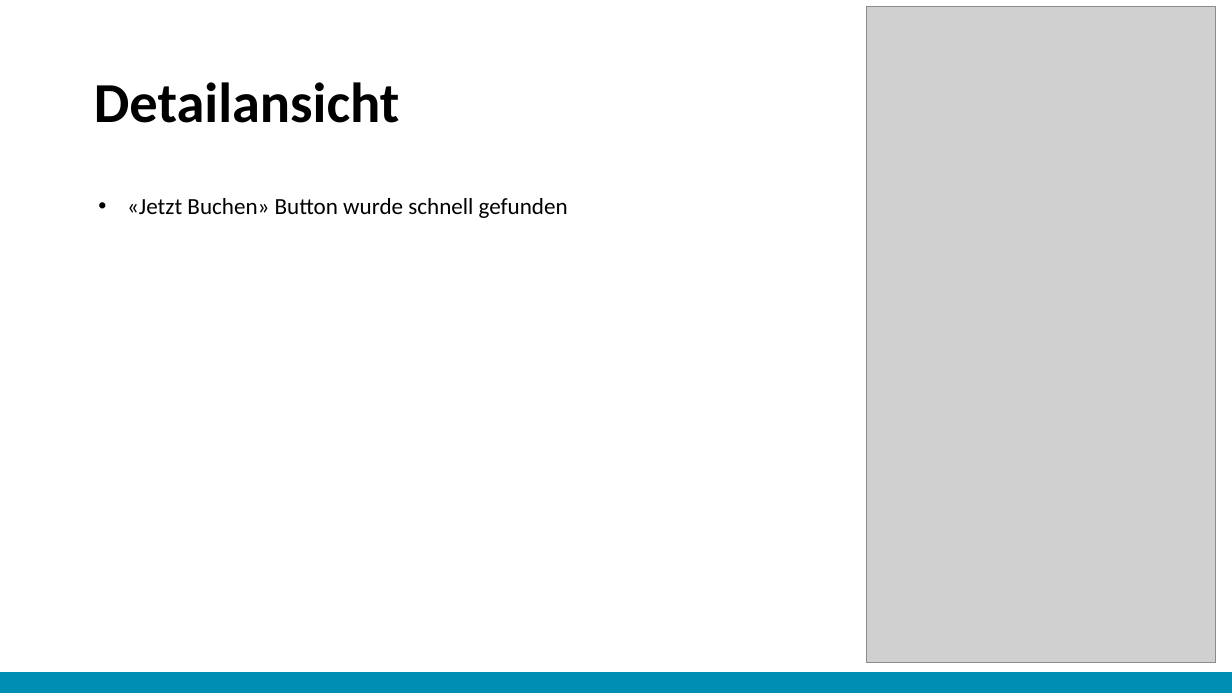
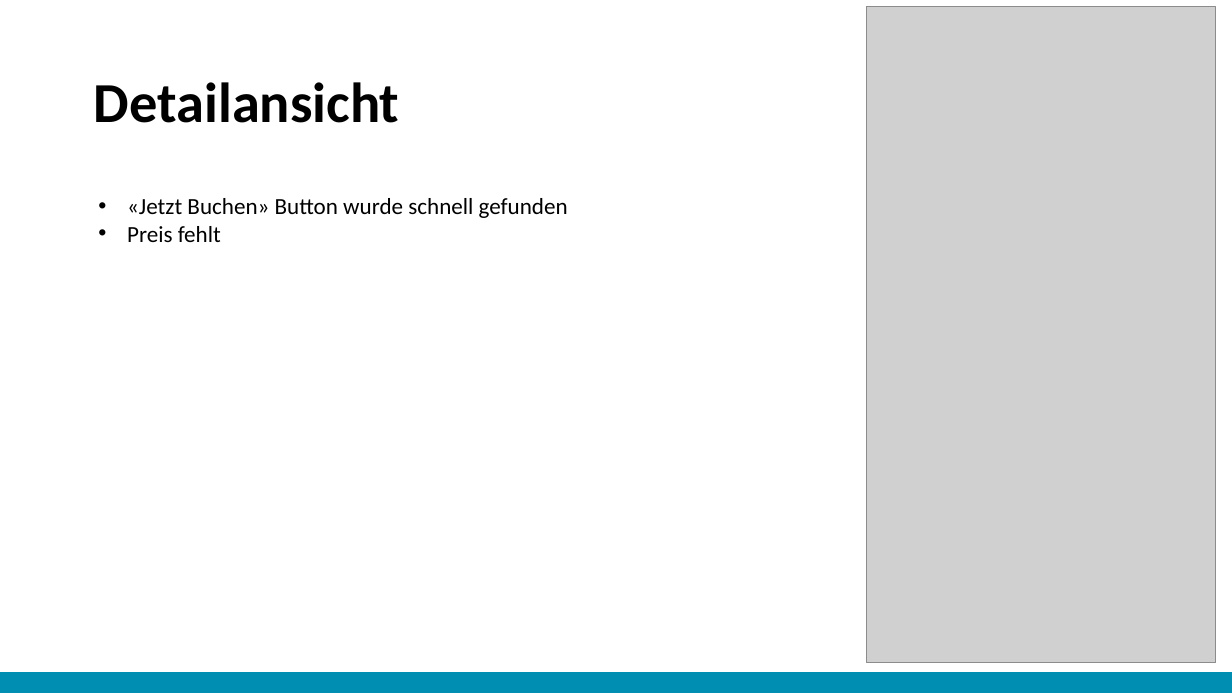
Before and after one commit to christopherchristensen/summaries, a slide deck: slide 8 of usab/Abschlusspräsentation.pptx (slide 9 before the commit). Drawn at 1232x693 pixels with LibreOffice and Linux fonts; fonts in the diff are those of the drawing; grey boxes stand for pictures. Boxes give left, top, right and bottom in pixels: in the first picture for what was removed or moved away, otherwise in the second. Text is boxed around its words. In the diff, an @@ line names an element or a change of style, - is before the commit and + after.

```diff
--- a/usab/Abschlusspräsentation.pptx
+++ b/usab/Abschlusspräsentation.pptx
@@ text at <box>127,226,221,242</box>: paragraph added @@
+• Preis fehlt
```
Also in this commit, not shown: 2 other slides changed, 8 slides added, 6 slides removed, 1 other file.
